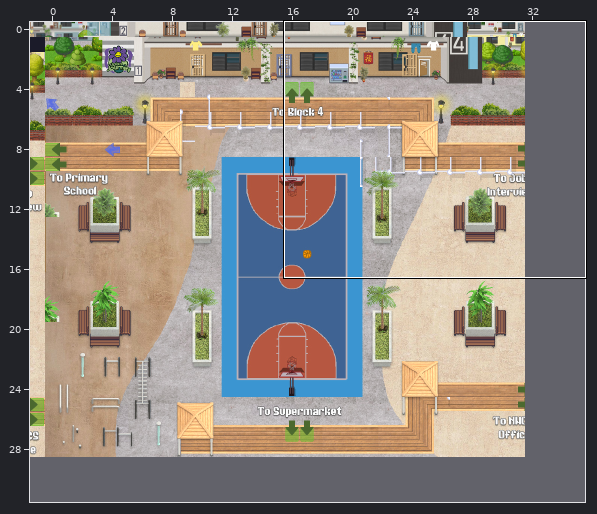
A Tiled map (JSON) gets an edit: Basketball_court_v2.tmj. The picture above shows the old version from afar; the outline marks the close-up.
Close-up. Before the edit:
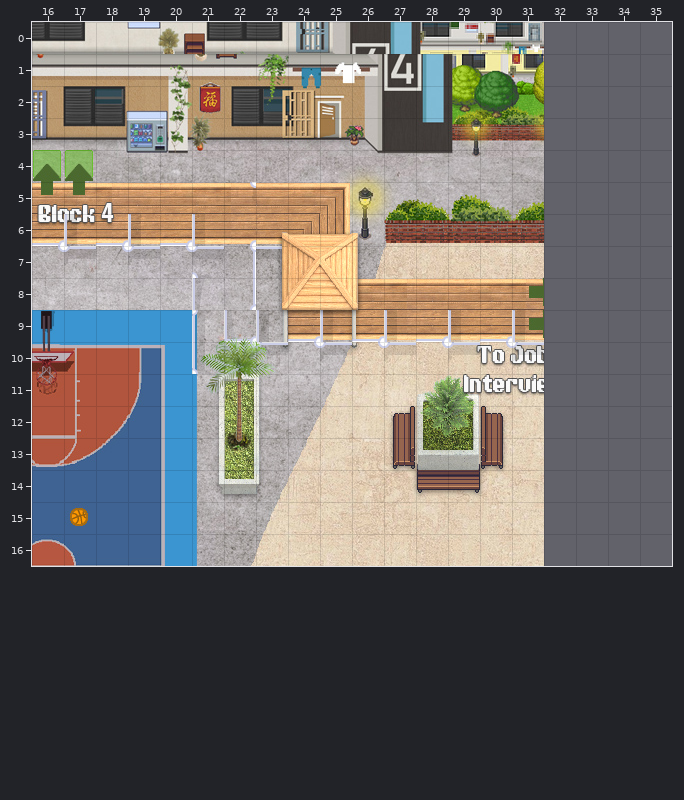
Cells are 32x32 px. Shown: x 16..35, y 0..16. The commit also changed other parts of the map, which this record leaves out. The commit also replaced the tileset; all pictures use the new one. The old version is drawn lined up with the new one.
After the commit:
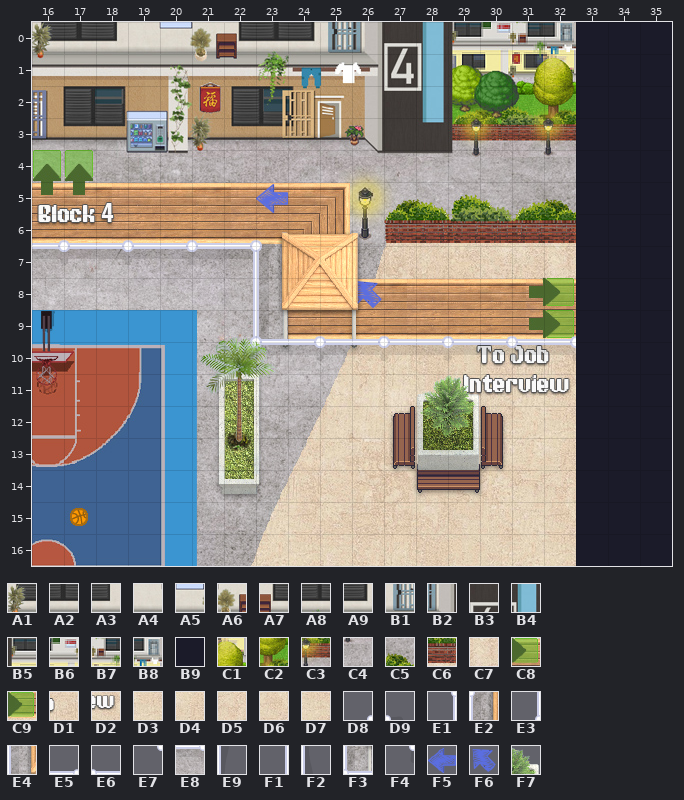
Key: from "Chunk 1": A1 20, A2 21, A3 22, A4 23, A5 24, A6 25, A7 26, A8 27, A9 28, B1 29, B2 30, B3 31, B4 32, B5 33, B6 34, B7 35, B8 36, B9 37, C1 70, C2 103, C3 136, C4 169, C5 202, C6 235; from "Chunk 2": C7 12, C8 45, C9 78, D1 111, D2 144, D3 177, D4 210, D5 243; from "Chunk 3": D6 20, D7 53; from "Chunk 4": D8 193, D9 194, E1 195, E2 196, E3 197, E4 198, E5 199, E6 200, E7 201, E8 203, E9 204, F1 205, F2 206, F3 207, F4 208, F5 209, F6 211; from "Chunk 5": F7 158.
__ is an empty cell, .. an unchanged one.
See-through tiles are keyed as they look on the map.
Edits made:
everything moved by -1,+0 cells (the old picture is shown already moved)
--- layer "floor/BG image"
@@ x 16..35 @@
- 0 A2 A3 A4 A5 A6 A7 A8 A9 B1 B2 B3 B4 B5 B6 B7 B8 __ __ __ __
- 1 .. .. .. .. .. .. .. .. .. .. .. .. .. .. .. .. __ __ __ __
- 2 .. .. .. .. .. .. .. .. .. .. .. .. .. .. .. .. __ __ __ __
- 3 .. .. .. .. .. .. .. .. .. .. .. .. .. .. .. .. __ __ __ __
- 4 .. .. .. .. .. .. .. .. .. .. .. .. .. .. .. .. __ __ __ __
- 5 .. .. .. .. .. .. .. .. .. .. .. .. .. .. .. .. __ __ __ __
- 6 .. .. .. .. .. .. .. .. .. .. .. .. .. .. .. .. __ __ __ __
- 7 .. .. .. .. .. .. .. .. .. .. .. .. .. .. .. .. __ __ __ __
- 8 .. .. .. .. .. .. .. .. .. .. .. .. .. .. .. .. __ __ __ __
- 9 .. .. .. .. .. .. .. .. .. .. .. .. .. .. .. .. __ __ __ __
-10 .. .. .. .. .. .. .. .. .. .. .. .. .. .. .. .. __ __ __ __
-11 .. .. .. .. .. .. .. .. .. .. .. .. .. .. .. .. __ __ __ __
-12 .. .. .. .. .. .. .. .. .. .. .. .. .. .. .. .. __ __ __ __
-13 .. .. .. .. .. .. .. .. .. .. .. .. .. .. .. .. __ __ __ __
-14 .. .. .. .. .. .. .. .. .. .. .. .. .. .. .. .. __ __ __ __
-15 .. .. .. .. .. .. .. .. .. .. .. .. .. .. .. .. __ __ __ __
-16 .. .. .. .. .. .. .. .. .. .. .. .. .. .. .. .. __ __ __ __
+ 0 A1 A2 A3 A4 A5 A6 A7 A8 A9 B1 B2 B3 B4 B5 B6 B7 B8 B9 B9 B9
+ 1 .. .. .. .. .. .. .. .. .. .. .. .. .. .. .. .. C1 B9 B9 B9
+ 2 .. .. .. .. .. .. .. .. .. .. .. .. .. .. .. .. C2 B9 B9 B9
+ 3 .. .. .. .. .. .. .. .. .. .. .. .. .. .. .. .. C3 B9 B9 B9
+ 4 .. .. .. .. .. .. .. .. .. .. .. .. .. .. .. .. C4 B9 B9 B9
+ 5 .. .. .. .. .. .. .. .. .. .. .. .. .. .. .. .. C5 B9 B9 B9
+ 6 .. .. .. .. .. .. .. .. .. .. .. .. .. .. .. .. C6 B9 B9 B9
+ 7 .. .. .. .. .. .. .. .. .. .. .. .. .. .. .. .. C7 B9 B9 B9
+ 8 .. .. .. .. .. .. .. .. .. .. .. .. .. .. .. .. C8 B9 B9 B9
+ 9 .. .. .. .. .. .. .. .. .. .. .. .. .. .. .. .. C9 B9 B9 B9
+10 .. .. .. .. .. .. .. .. .. .. .. .. .. .. .. .. D1 B9 B9 B9
+11 .. .. .. .. .. .. .. .. .. .. .. .. .. .. .. .. D2 B9 B9 B9
+12 .. .. .. .. .. .. .. .. .. .. .. .. .. .. .. .. D3 B9 B9 B9
+13 .. .. .. .. .. .. .. .. .. .. .. .. .. .. .. .. D4 B9 B9 B9
+14 .. .. .. .. .. .. .. .. .. .. .. .. .. .. .. .. D5 B9 B9 B9
+15 .. .. .. .. .. .. .. .. .. .. .. .. .. .. .. .. D6 B9 B9 B9
+16 .. .. .. .. .. .. .. .. .. .. .. .. .. .. .. .. D7 B9 B9 B9
--- layer "floor/Tile Layer 8"
@@ x 16..32 @@
- 6 .. E4 .. E4 .. E4 D8 __ .. .. .. .. .. .. .. .. ..
- 7 E7 .. E7 .. E7 .. E1 E8 .. .. .. .. .. .. .. .. ..
- 8 .. .. .. .. .. E9 E3 F1 .. .. .. .. .. .. .. .. ..
- 9 .. .. .. .. .. E2 F2 E4 .. E4 .. E4 .. E4 .. E4 __
-10 .. .. .. .. .. F3 .. .. E7 .. E7 .. E7 .. E7 .. __
+ 6 .. E6 .. E6 .. E6 E5 D9 .. .. .. .. .. .. .. .. ..
+ 7 E8 .. E8 .. E8 .. E8 E2 .. .. .. .. .. .. .. .. ..
+ 8 .. .. .. .. .. __ F1 E4 .. .. .. .. .. .. .. .. ..
+ 9 .. .. .. .. .. __ E3 F3 .. E6 .. E6 .. E6 .. E6 E5
+10 .. .. .. .. .. __ .. .. E8 .. E8 .. E8 .. E8 .. E8
--- layer "floor/Tile Layer 9"
@@ x 21..22 @@
- 7 D9 __
+ 7 __ E1
@@ x 22..23 @@
- 9 E5 __
+ 9 __ E6
--- layer "floor/Elements"
@@ x 22..23 @@
- 5 F4 __
+ 5 __ F5
@@ x 26..26 @@
- 8 __
+ 8 F6
--- layer "above/above"
@@ x 29..29 @@
-11 __
+11 F7
